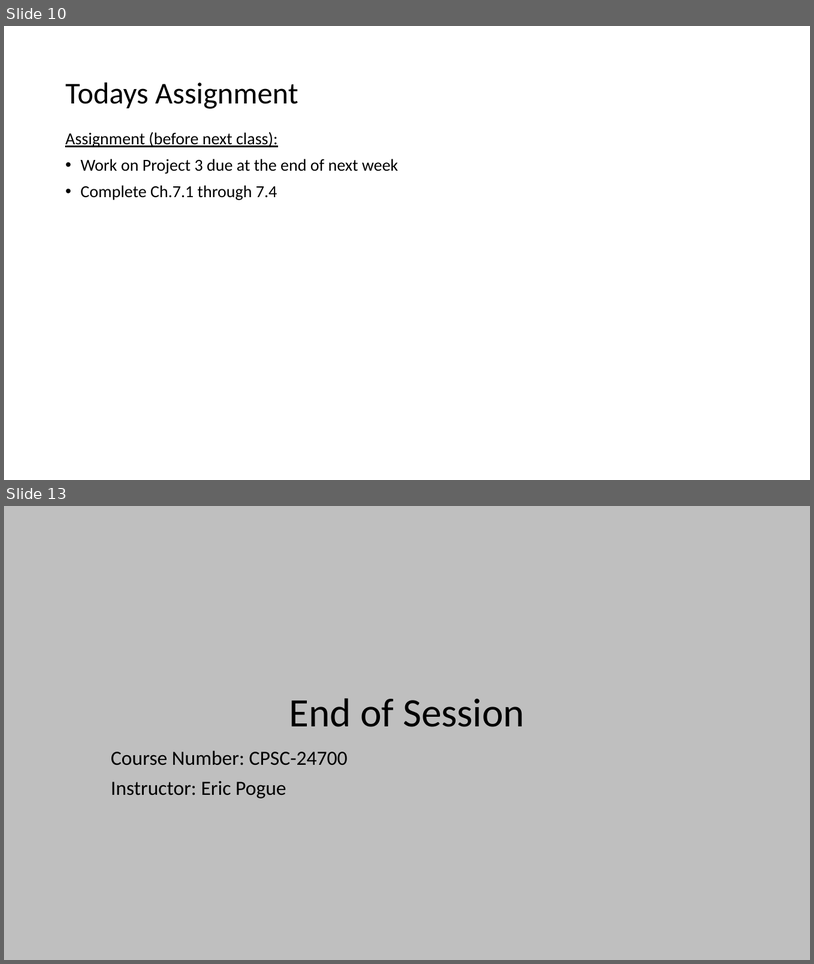
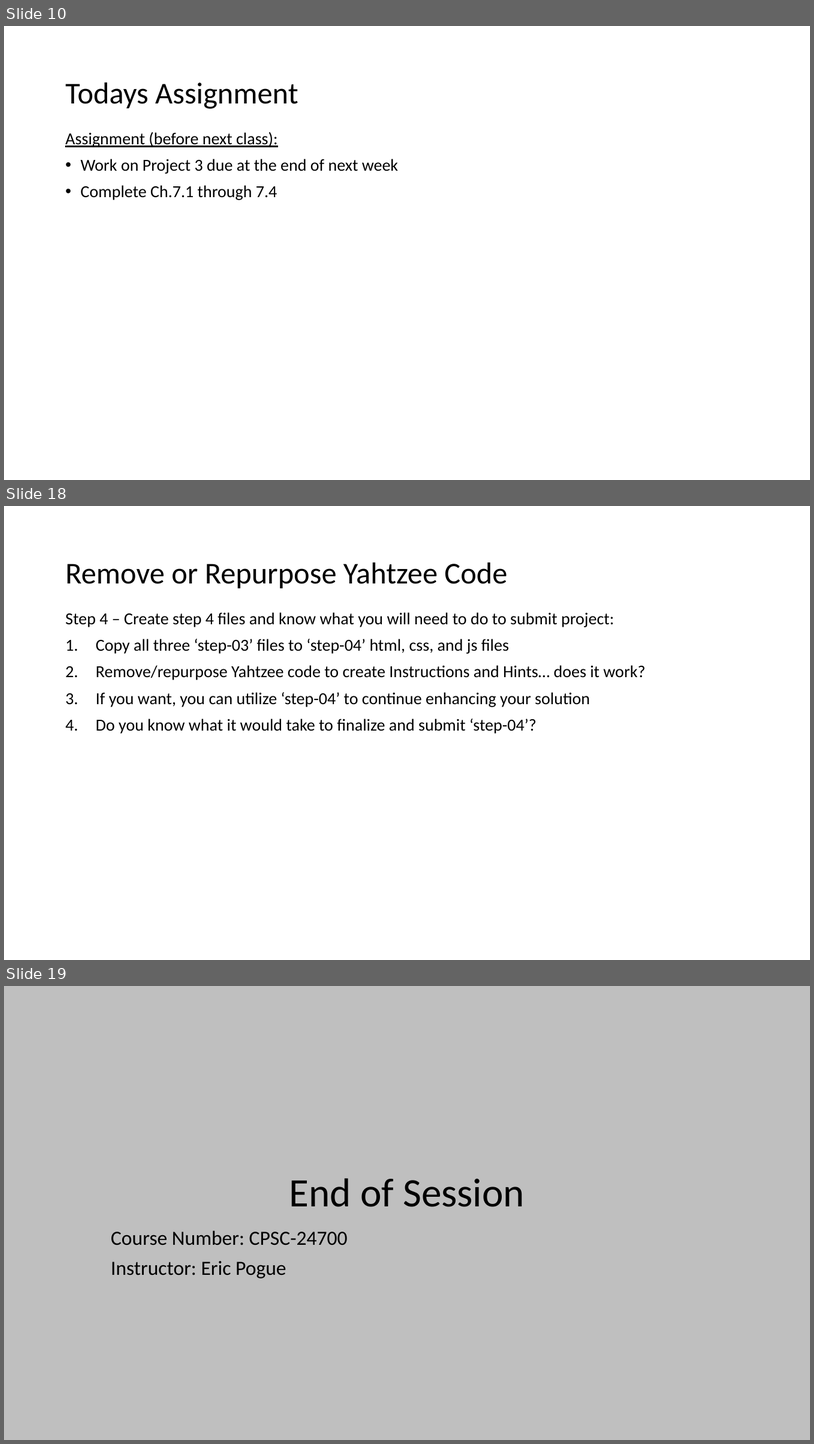
Before and after one commit to EricJPogue/www-epogue-info, a slide deck: CPSC-24700/Presentations/session-21.pptx. Shown one above the other, each under a label of ours: slides 10 and 13 before the commit, slides 10, 18 and 19 after it; the slides between them are not shown. The pictures are 814x964 and 814x1444 pixels, drawn with LibreOffice and Linux fonts; fonts in the diff are those of the drawing; background and template pictures are left out. Boxes give left, top, right and bottom in pixels: in the first picture for what was removed or moved away, otherwise in the second. Text is boxed around its words. In the diff, an @@ line names an element or a change of style, - is before the commit and + after.

```diff
--- a/CPSC-24700/Presentations/session-21.pptx
+++ b/CPSC-24700/Presentations/session-21.pptx
@@ slide 18 added at bbox=[4, 506, 810, 960], background #FFFFFF @@
@@ title added at bbox=[65, 562, 507, 588], 36 pt, text #000000 @@
+Remove or Repurpose Yahtzee Code
@@ text added at bbox=[65, 612, 645, 733], 20 pt, text #000000 @@
+Step 4 – Create step 4 files and know what you will need to do to submit project:
+1. Copy all three ‘step-03’ files to ‘step-04’ html, css, and js files
+2. Remove/repurpose Yahtzee code to create Instructions and Hints… does it work?
+3. If you want, you can utilize ‘step-04’ to continue enhancing your solution
+4. Do you know what it would take to finalize and submit ‘step-04’?
@@ what was slide 13 is now slide 19 @@
```
Also in this commit, not shown: 2 slides changed, 6 other slides added, 1 slide removed, 4 other files.
